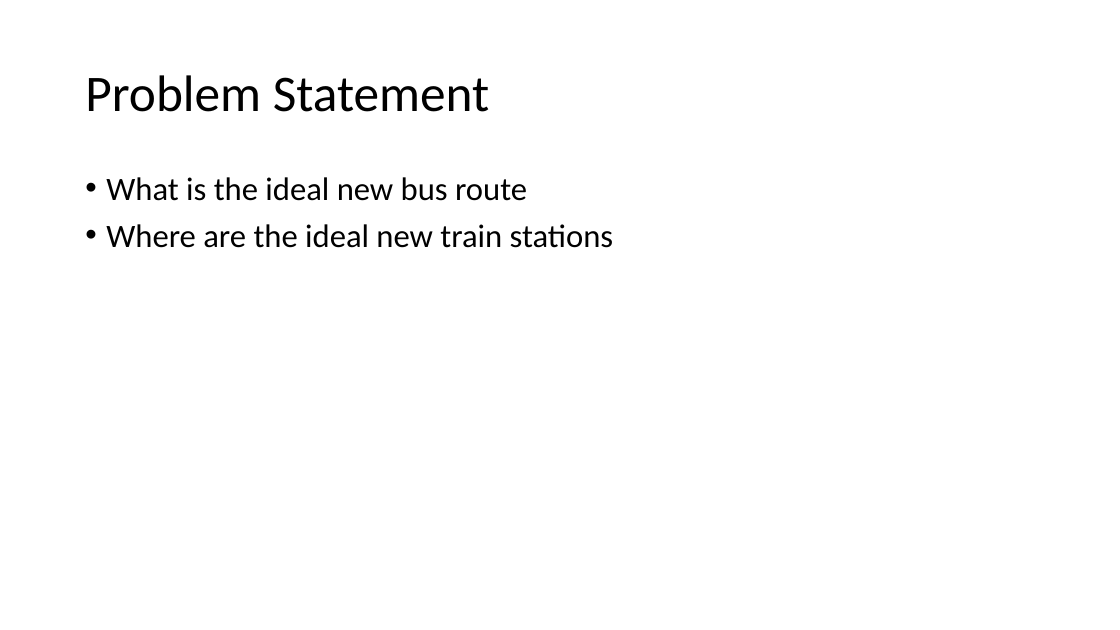
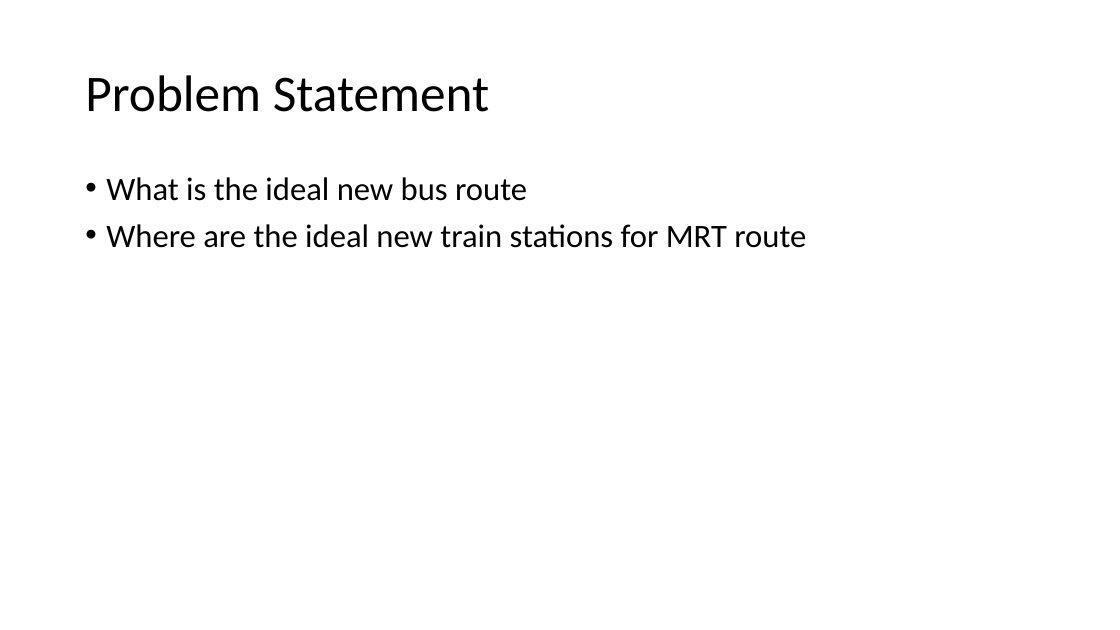
Before and after one commit to bleow/CZ1115PROJ-DataScience_Python, a slide deck: slide 2 of Objectives.pptx. Drawn at 1120x630 pixels with LibreOffice and Linux fonts; fonts in the diff are those of the drawing. Boxes give left, top, right and bottom in pixels: in the first picture for what was removed or moved away, otherwise in the second. Text is boxed around its words. In the diff, an @@ line names an element or a change of style, - is before the commit and + after.

```diff
--- a/Objectives.pptx
+++ b/Objectives.pptx
@@ text at (x1=106, y1=224, x2=806, y2=248): text changed @@
-• Where are the ideal new train stations
+• Where are the ideal new train stations for MRT route
```
